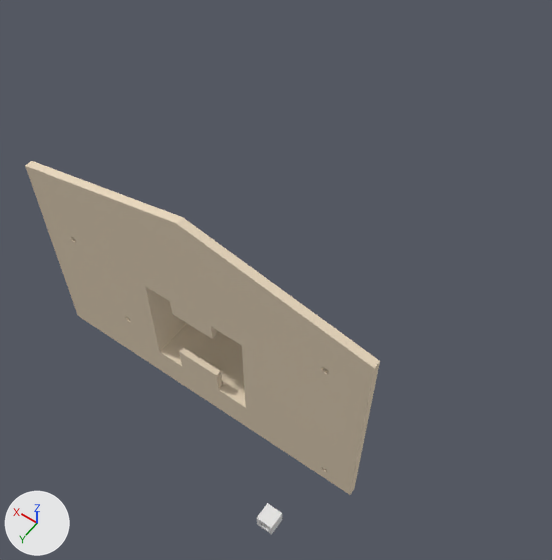
A saved change to the Blender file 3D_Prints/Final_draft/final_v1_FINISH.blend.
The view is the same before and after, from a 50 mm camera at (-0.186, 0.145, 0.451) aimed at (-0.015, -0.096, 0.073). Every picture has the same lights, and +X, +Y and +Z are marked at lower left. The same objects are shown in both versions, whatever each file hides.

The older version as bpy lines, for what is in view:
```python
me_cube_024 = bpy.data.meshes.new('Cube.024')
me_cube_024.from_pydata(...)  # 16 vertices, 12 faces; spans x -1.0..1.0, y -1.0..1.0, z -1.0..1.0
me_cube_033 = bpy.data.meshes.new('Cube.033')
me_cube_033.from_pydata(...)  # 340 vertices, 238 faces; spans x -1.0..1.0, y 10.7..26.7, z -1.2..1.3
me_cube_033.materials.append(mat_material_005)  # beige #e7d6bd
ob_backplate = bpy.data.objects.new('BackPlate', me_cube_033)
ob_backplate.location = (0.0, -0.0991, 0.085)
ob_backplate.scale = (0.116, 0.0025, 0.068)
ob_cube = bpy.data.objects.new('Cube', me_cube_024)
ob_cube.location = (-0.0925, 0.0194, 0.037)
ob_cube.scale = (0.005, 0.005, 0.005)
```
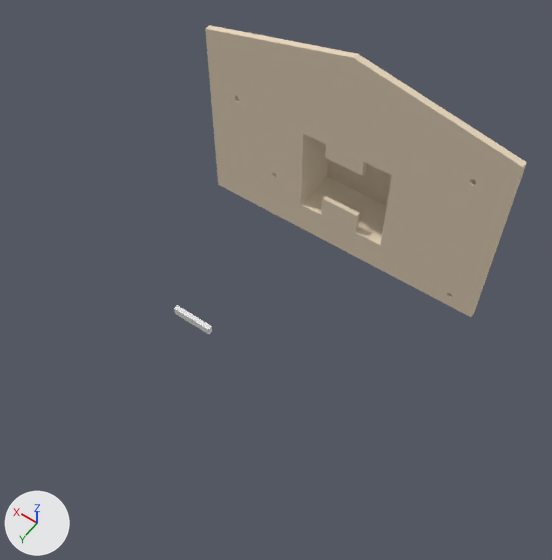
Where the change shows, as pixel boxes (x1, y1, x2, y2) in the pictures (552 x 560 px):
'BackPlate', moved
    before: (25, 161, 380, 495)
    after: (205, 25, 527, 317)
'Cube', moved, rescaled (50% wider, 9% shorter)
    before: (257, 503, 282, 535)
    after: (174, 305, 212, 334)

What the commit changed:
Object 'Cube' (ob_cube) moves from (-0.0925, 0.0194, 0.037) to (0.0, -0.034, 0.089).
Object 'Cube' (ob_cube) is rescaled from (0.005, 0.005, 0.005) to (0.0128, 0.0015, 0.0025).
Object 'BackPlate' (ob_backplate) moves from (0.0, -0.0991, 0.085) to (0.0, -0.2624, 0.085).
